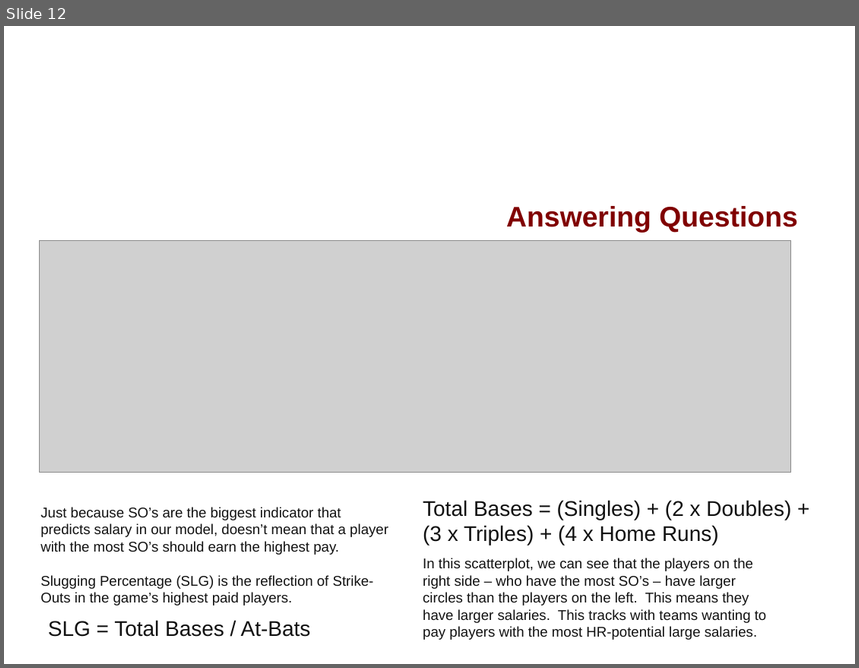
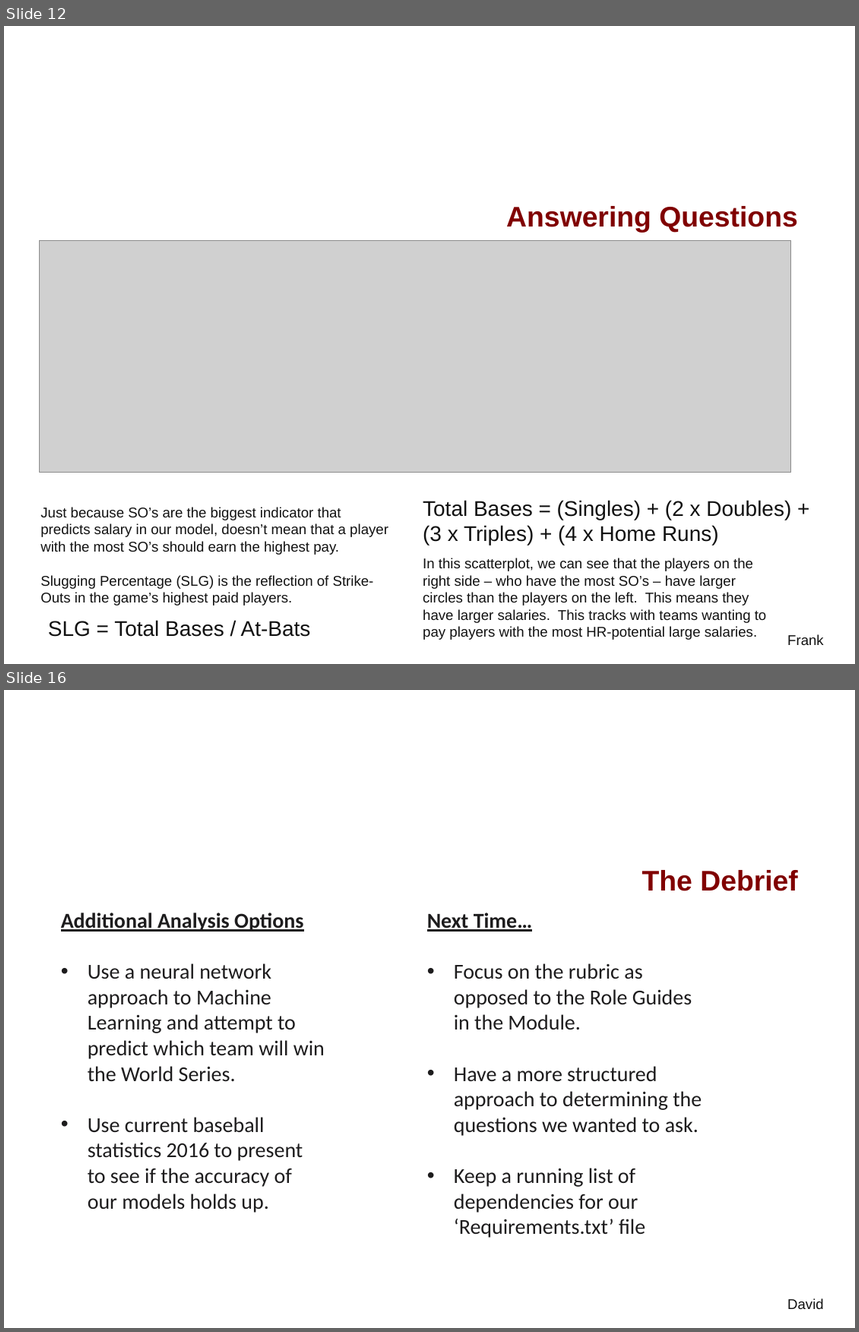
Before and after one commit to davidfashbinder/final_project, a slide deck: Final Presentation.pptx. Shown one above the other, each under a label of ours: slide 12 before the commit, slides 12 and 16 after it; the slides between them are not shown. The pictures are 859x668 and 859x1332 pixels, drawn with LibreOffice and Linux fonts; fonts in the diff are those of the drawing; grey boxes stand for pictures; background and template pictures are left out. Boxes give left, top, right and bottom in pixels: in the first picture for what was removed or moved away, otherwise in the second. Text is boxed around its words. In the diff, an @@ line names an element or a change of style, - is before the commit and + after.

```diff
--- a/Final Presentation.pptx
+++ b/Final Presentation.pptx
@@ slide 16 added at box(4, 690, 855, 1328), background picture (left out) @@
@@ title added at box(642, 870, 798, 891), 24 pt, text #800000, bold @@
+The Debrief
@@ text added at box(61, 913, 325, 1213), 18 pt, text #1D1C1D @@
+Additional Analysis Options
+• Use a neural network approach to Machine Learning and attempt to predict which team will win the World Series.
+• Use current baseball statistics 2016 to present to see if the accuracy of our models holds up.
@@ text added at box(427, 913, 702, 1238), 18 pt, text #1D1C1D @@
+Next Time…
+• Focus on the rubric as opposed to the Role Guides in the Module.
+• Have a more structured approach to determining the questions we wanted to ask.
+• Keep a running list of dependencies for our ‘Requirements.txt’ file
@@ text added at box(788, 1299, 824, 1309), 12 pt, text #111111 @@
+David
@@ slide 12 changed as well @@
@@ text added at box(788, 635, 824, 645), 12 pt, text #111111 @@
+Frank
```
Also in this commit, not shown: 8 other slides changed, 6 other slides added, 2 slides removed.
